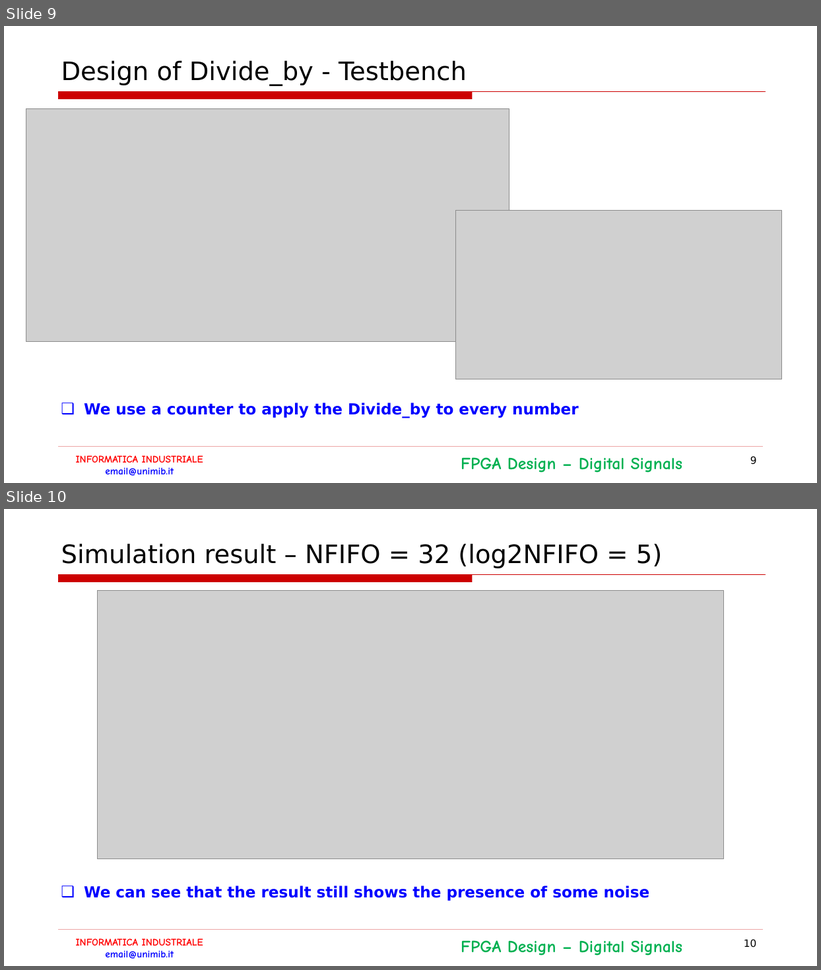
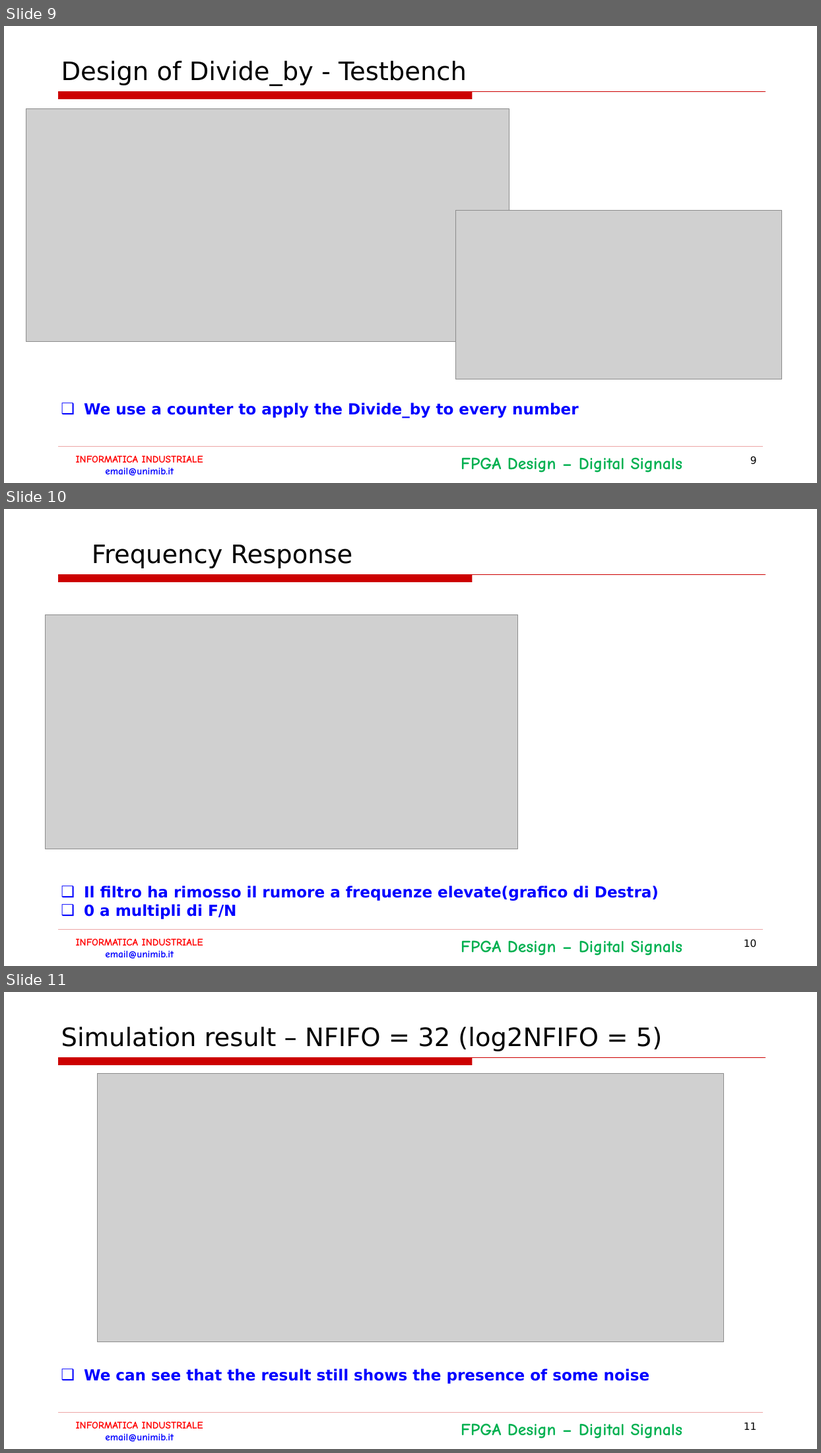
Before and after one commit to LorenzoPinaUnimib/InformaticaIndustriale, a slide deck: Documentazione.pptx. Shown one above the other, each under a label of ours: slides 9 and 10 before the commit, slides 9, 10 and 11 after it. The pictures are 821x970 and 821x1453 pixels, drawn with LibreOffice and Linux fonts; fonts in the diff are those of the drawing; grey boxes stand for pictures; background and template pictures are left out. Boxes give left, top, right and bottom in pixels: in the first picture for what was removed or moved away, otherwise in the second. Text is boxed around its words. In the diff, an @@ line names an element or a change of style, - is before the commit and + after.

```diff
--- a/Documentazione.pptx
+++ b/Documentazione.pptx
@@ slide 10 added at (4,509,817,966), background #FFFFFF; not listed: 4 template elements that a slide beside it also shows @@
@@ title added at (92,545,353,568), 30 pt, text #000000 @@
+  Frequency Response
@@ picture added at (46,615,518,850) @@
@@ text added at (84,886,659,920), 18 pt, text #0000FF, bold @@
+❑ Il filtro ha rimosso il rumore a frequenze elevate(grafico di Destra)
+❑ 0 a multipli di F/N
@@ page number added at (744,939,757,948), 12 pt, text #000000 @@
+10
@@ what was slide 10 is now slide 11 @@
@@ page number at (744,1422,757,1430): text changed @@
-10
+11
```
Also in this commit, not shown: 1 other slide added, 2 slides removed.
